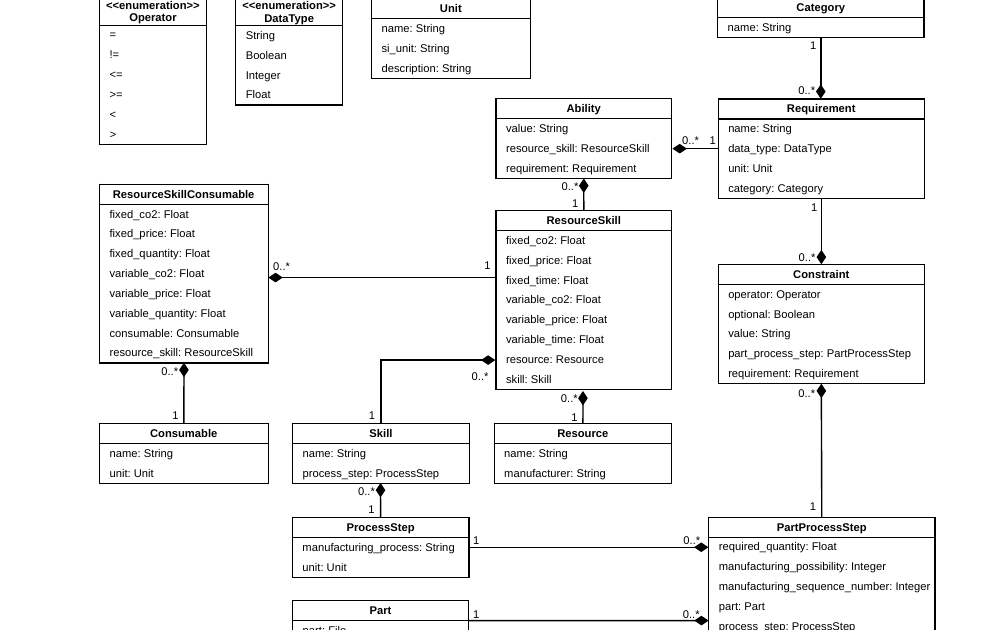
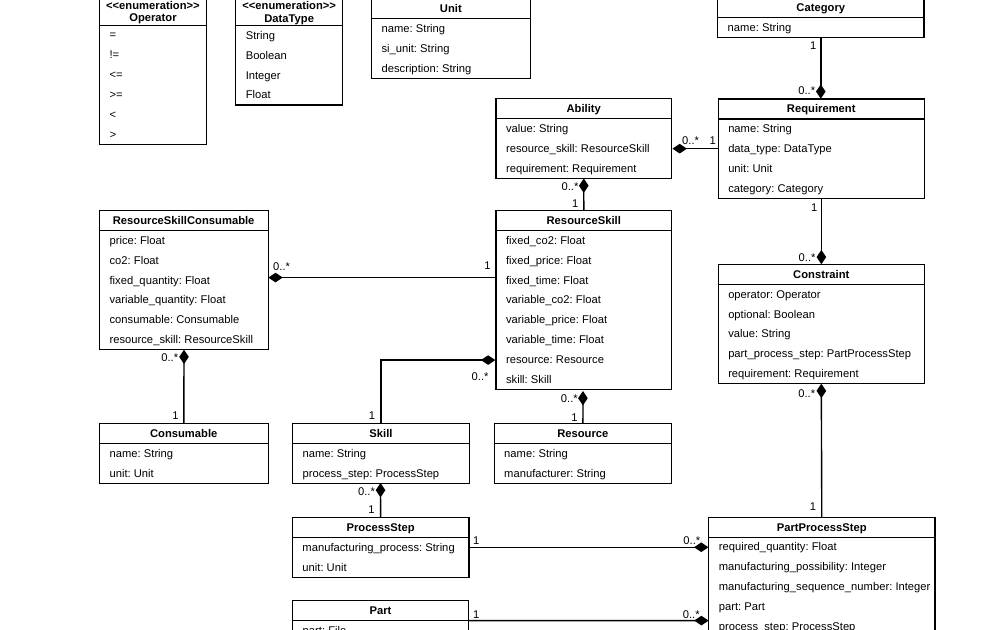
Before and after one commit to iswunistuttgart/plafosus, a slide deck: slide 3 of docs/docu_v1.pptx. Drawn at 1008x630 pixels with LibreOffice and Linux fonts; fonts in the diff are those of the drawing. Boxes give left, top, right and bottom in pixels: in the first picture for what was removed or moved away, otherwise in the second. Text is boxed around its words. In the diff, an @@ line names an element or a change of style, - is before the commit and + after.

Commit message:
Removed fixed and variable price/co2-eq. from skill consumables. They are now calculated during evaluation.

```diff
--- a/docs/docu_v1.pptx
+++ b/docs/docu_v1.pptx
@@ table at <box>100,211,268,350</box> @@
-row 2, column 1: fixed_co2: Float
+row 2, column 1: price: Float
-row 3, column 1: fixed_price: Float
+row 3, column 1: co2: Float
-row 5: variable_co2: Float
-row 6: variable_price: Float
@@ table: place and size @@
-table at <box>100,184,268,363</box>
+table at <box>100,211,268,350</box>
@@ text "0..*": place and size @@
-text "0..*" at <box>161,367,178,375</box>
+text "0..*" at <box>161,353,178,361</box>
@@ diamond: place and size @@
-diamond at <box>180,364,188,376</box>
+diamond at <box>180,351,188,363</box>
@@ line moved from (183, 423) - (184, 376) to (183, 423) - (184, 363) @@
```
Also in this commit, not shown: 1 other slide changed, 1 slide added, 10 other files.
